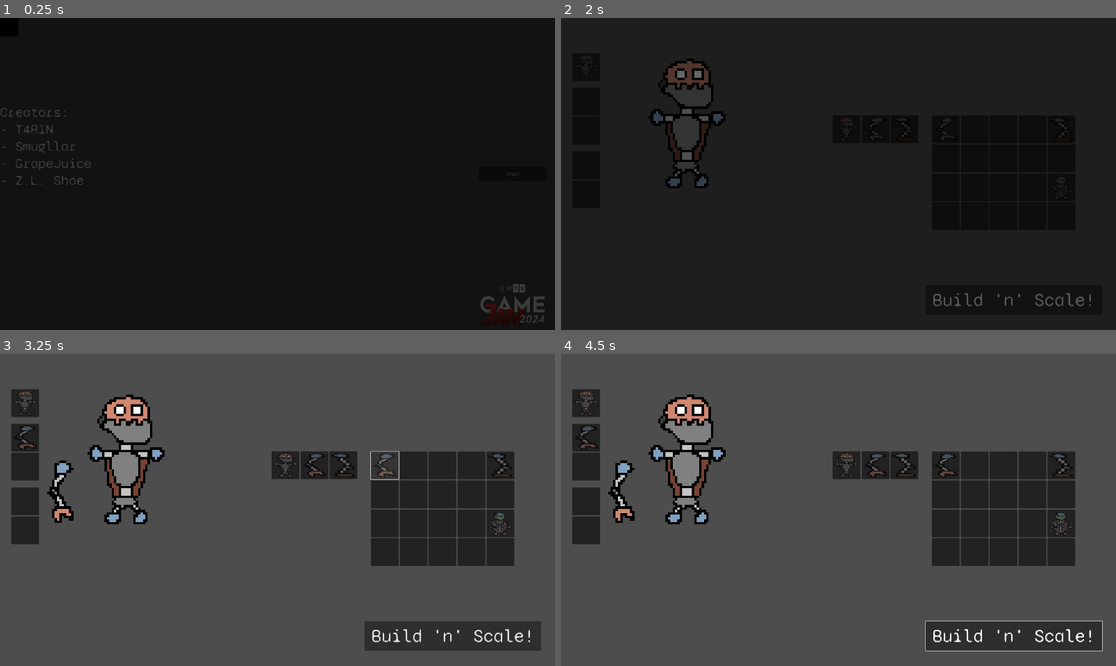
Above: before the commit, frames 1-4 (two rows, left to right).
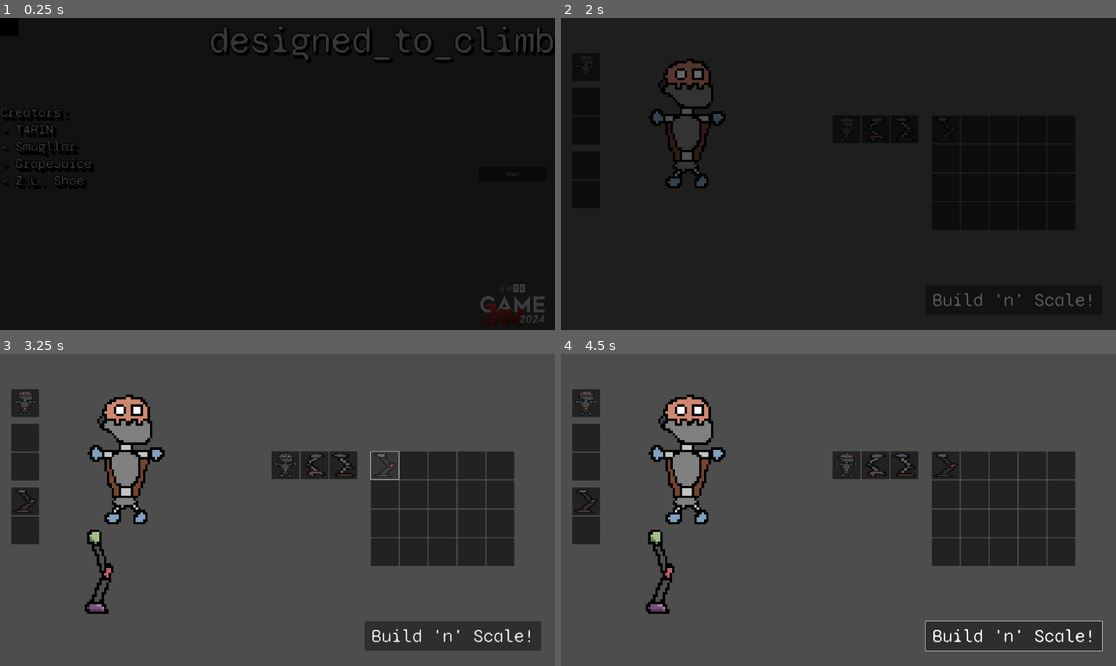
Above: after the commit, the same moments.

Repository: T4R1N/BuiltToScale
Game: Godot game, scene res://Scenes/Main.tscn
Same seed, same stepped clock (60 frames per second), same inputs: the game is played once before the commit and once after it. The engine's default icon, where the game draws it, is replaced by a stand-in: a white triangle on a blue panel in a dark square. Video files are missing from this copy of the repository; at most half a second of black plays in their place.
Inputs (mouse positions are in pixels of both pictures, inside the frame that each line leads up to):
- Up to frame 1 (0.25 s): no input
- Up to frame 2 (2 s): click "Start" at 0.5 s; click "Start" at 1.25 s
- Up to frame 3 (3.25 s): move the mouse to (399, 494) at 2.02 s; hold D (Right) 2.03-2.75 s; hold Shift (Grab) 2.03-2.75 s; click (399, 494) at 2.17 s; tap Space (Jump) at 2.27 s; click (382, 466) at 2.77 s
- Up to frame 4 (4.5 s): click "Build 'n' Scale!" at 3.5 s; tap Enter at 4.25 s; move the mouse to (727, 525) at 4.27 s; hold D (Right) from 4.28 s (still down); tap Shift (Grab) at 4.35 s

The runs differ from the first frame. In frame 1, 1.2% of the frame differs, in the area x 38-100%, y 2-14%; in frame 2, less than 0.1%; in frame 3, 1.3%, in the area x 3-93%, y 23-84%; in frame 4, 1.3%.

Commit message:
Functional (almost complete) buildin

Diff:
--- /dev/null
+++ b/Inventory/DefaultInvData.tres
@@ -0,0 +1,8 @@
+[gd_resource type="Resource" script_class="InvData" load_steps=3 format=3 uid="uid://canq0lhp8h867"]
+
+[ext_resource type="Resource" uid="uid://ccs1cm76xsypy" path="res://Robot/Limbs/Legs/SuperLeg.tres" id="1_q08tx"]
+[ext_resource type="Script" path="res://Inventory/InvData.gd" id="2_54df5"]
+
+[resource]
+script = ExtResource("2_54df5")
+inv_data = Array[Resource("res://Robot/AbstractRobotPiece.gd")]([ExtResource("1_q08tx"), null, null, null, null, null, null, null, null, null, null, null, null, null, null, null, null, null, null, null])
--- /dev/null
+++ b/Inventory/InvData.gd
@@ -0,0 +1,5 @@
+extends Resource
+
+class_name InvData
+
+@export var inv_data: Array[AbstractRobotPiece]
--- a/Inventory/InventoryDatabase.gd
+++ b/Inventory/InventoryDatabase.gd
@@ -1,12 +1,12 @@
 extends Node
 
 @export var inf_inventory: Array[AbstractRobotPiece]
-@export var inventory: Array[AbstractRobotPiece]
+@export var inventory: InvData
 
 var cur_skelly: RobotSkeleton
 
 func pickup(piece: AbstractRobotPiece):
-	for slot in inventory:
+	for slot in inventory.inv_data:
 		if slot == null:
 			slot = piece
 			print(slot)
@@ -15,3 +15,7 @@
 
 func hold_skeleton(skelly: RobotSkeleton):
 	cur_skelly = skelly
+
+func _ready():
+	print(inventory)
+	print(inventory.inv_data)
--- a/Inventory/InventoryDatabase.tscn
+++ b/Inventory/InventoryDatabase.tscn
@@ -4,9 +4,9 @@
 [ext_resource type="Resource" uid="uid://b081nwewto1mn" path="res://Robot/Skeletons/MakeshiftBipedal.tres" id="2_goo0s"]
 [ext_resource type="Resource" uid="uid://b2oeymhf5384d" path="res://Robot/Limbs/Arms/MakeshiftArm.tres" id="3_mnukb"]
 [ext_resource type="Resource" uid="uid://di4glhrmsc5ff" path="res://Robot/Limbs/Legs/MakeshiftLeg.tres" id="4_ybkst"]
-[ext_resource type="Resource" uid="uid://c6mbuv2usj2vh" path="res://Robot/Skeletons/SuperBipedal.tres" id="5_hdrsu"]
+[ext_resource type="Resource" uid="uid://canq0lhp8h867" path="res://Inventory/DefaultInvData.tres" id="5_hgtph"]
 
 [node name="InventoryDatabase" type="Node"]
 script = ExtResource("1_kpvxv")
 inf_inventory = Array[Resource("res://Robot/AbstractRobotPiece.gd")]([ExtResource("2_goo0s"), ExtResource("3_mnukb"), ExtResource("4_ybkst")])
-inventory = Array[Resource("res://Robot/AbstractRobotPiece.gd")]([ExtResource("3_mnukb"), null, null, null, ExtResource("4_ybkst"), null, null, null, null, null, null, null, null, null, ExtResource("5_hdrsu"), null, null, null, null, null])
+inventory = ExtResource("5_hgtph")
--- a/Robot/Limbs/Arms/SuperArm.tres
+++ b/Robot/Limbs/Arms/SuperArm.tres
@@ -1,10 +1,12 @@
-[gd_resource type="Resource" script_class="RobotArm" load_steps=2 format=3 uid="uid://d0oc4pdcdwgvt"]
+[gd_resource type="Resource" script_class="RobotArm" load_steps=3 format=3 uid="uid://d0oc4pdcdwgvt"]
 
 [ext_resource type="Script" path="res://Robot/Limbs/Arms/RobotArm.gd" id="1_8xuq0"]
+[ext_resource type="Texture2D" uid="uid://baisc7v8kgmkg" path="res://Robot/Limbs/Arms/SuperArm.png" id="2_n1k8c"]
 
 [resource]
 script = ExtResource("1_8xuq0")
 grapple_strength = 400.0
 mass = 5.0
 durability = 8.0
-sprite = NodePath("")
+texture = ExtResource("2_n1k8c")
+type = "Super"
--- a/Robot/Limbs/Legs/SuperLeg.tres
+++ b/Robot/Limbs/Legs/SuperLeg.tres
@@ -1,6 +1,7 @@
-[gd_resource type="Resource" script_class="RobotLeg" load_steps=2 format=3 uid="uid://ccs1cm76xsypy"]
+[gd_resource type="Resource" script_class="RobotLeg" load_steps=3 format=3 uid="uid://ccs1cm76xsypy"]
 
 [ext_resource type="Script" path="res://Robot/Limbs/Legs/RobotLeg.gd" id="1_xxfpx"]
+[ext_resource type="Texture2D" uid="uid://go5u4m53068i" path="res://Robot/Limbs/Legs/SuperLeg.png" id="2_g48ff"]
 
 [resource]
 script = ExtResource("1_xxfpx")
@@ -9,4 +10,5 @@
 jump_boost = 300.0
 mass = 5.0
 durability = 8.0
-type = ""
+texture = ExtResource("2_g48ff")
+type = "Super"
--- a/Robot/Skeletons/MakeshiftBipedal.tres
+++ b/Robot/Skeletons/MakeshiftBipedal.tres
@@ -12,4 +12,4 @@
 mass = 3.0
 durability = 5.0
 texture = ExtResource("2_0l15e")
-type = "Super"
+type = "Makeshift"
--- a/Robot/Skeletons/SuperBipedal.tres
+++ b/Robot/Skeletons/SuperBipedal.tres
@@ -1,16 +1,15 @@
-[gd_resource type="Resource" script_class="RobotSkeleton" load_steps=4 format=3 uid="uid://c6mbuv2usj2vh"]
+[gd_resource type="Resource" script_class="RobotSkeleton" load_steps=3 format=3 uid="uid://c6mbuv2usj2vh"]
 
-[ext_resource type="Resource" uid="uid://ccs1cm76xsypy" path="res://Robot/Limbs/Legs/SuperLeg.tres" id="4_0tqg1"]
 [ext_resource type="Script" path="res://Robot/Skeletons/RobotSkeleton.gd" id="5_3f0mr"]
 [ext_resource type="Texture2D" uid="uid://bwc17ipa6ghkb" path="res://Assets/SuperSkeleton.png" id="7_vkopb"]
 
 [resource]
 script = ExtResource("5_3f0mr")
 arms = Array[Resource("res://Robot/Limbs/Arms/RobotArm.gd")]([null, null])
-legs = Array[Resource("res://Robot/Limbs/Legs/RobotLeg.gd")]([ExtResource("4_0tqg1"), ExtResource("4_0tqg1")])
+legs = Array[Resource("res://Robot/Limbs/Legs/RobotLeg.gd")]([null, null])
 augments = Array[Resource("res://Robot/Augments/RobotAugment.gd")]([null, null, null])
-designation = "Bipedal+"
+designation = "Bipedal"
 mass = 5.0
-durability = 10.0
+durability = 12.0
 texture = ExtResource("7_vkopb")
 type = "Super"
--- a/Scenes/BuildStage.gd
+++ b/Scenes/BuildStage.gd
@@ -56,7 +56,7 @@
 	for i in range(slots.size()):
 		slots[i].which_inv_type = "Regular"
 
-		var correspo_piece = inv_database.inventory[i]
+		var correspo_piece = inv_database.inventory.inv_data[i]
 		if correspo_piece != null:
 			slots[i].hold = correspo_piece
 			slots[i].set_sprite(correspo_piece.texture)
--- a/Scenes/Menu.tscn
+++ b/Scenes/Menu.tscn
@@ -72,10 +72,35 @@
 offset_bottom = 83.0
 grow_vertical = 2
 theme = ExtResource("2_6kxsr")
+theme_override_colors/default_color = Color(0.847059, 0.870588, 0.913725, 1)
+theme_override_colors/font_shadow_color = Color(0, 0, 0, 1)
+theme_override_constants/shadow_offset_x = 11
+theme_override_constants/shadow_offset_y = 11
+theme_override_constants/shadow_outline_size = 11
+theme_override_constants/outline_size = 11
 text = "Creators:
 - T4R1N
 - Smugllar
 - GrapeJuice
 - Z.L. Shoe"
 
+[node name="Title" type="Label" parent="."]
+layout_mode = 1
+anchors_preset = 1
+anchor_left = 1.0
+anchor_right = 1.0
+offset_left = -1190.0
+offset_bottom = 155.0
+grow_horizontal = 0
+theme = ExtResource("2_6kxsr")
+theme_override_colors/font_color = Color(0.898039, 0.913725, 0.941176, 1)
+theme_override_colors/font_shadow_color = Color(0, 0, 0, 1)
+theme_override_colors/font_outline_color = Color(0, 0, 0, 1)
+theme_override_constants/shadow_offset_x = 7
+theme_override_constants/shadow_offset_y = 8
+theme_override_constants/outline_size = 11
+theme_override_constants/shadow_outline_size = 12
+theme_override_font_sizes/font_size = 128
+text = "designed_to_climb"
+
 [connection signal="pressed" from="StartButton" to="." method="_on_start_button_pressed"]
--- a/Scenes/Player.tscn
+++ b/Scenes/Player.tscn
@@ -145,107 +145,6 @@
 "transitions": PackedFloat32Array(1, 1, 1, 1, 1, 1),
 "update": 0,
 "values": [-0.06451, -0.131968, 0.0470116, 0.167327, -0.175436, 0.155706]
-}
-
-[sub_resource type="Animation" id="Animation_h7pxq"]
-resource_name = "run_animation"
-loop_mode = 1
-step = 0.0909
-tracks/0/type = "value"
-tracks/0/imported = false
-tracks/0/enabled = true
-tracks/0/path = NodePath("SkeletonSprite/Arm3:position")
-tracks/0/interp = 1
-tracks/0/loop_wrap = true
-tracks/0/keys = {
-"times": PackedFloat32Array(0, 0.0909, 0.1818, 0.2727, 0.3636, 0.4545, 0.5454, 0.6363, 0.7272, 0.8181, 0.909),
-"transitions": PackedFloat32Array(1, 1, 1, 1, 1, 1, 1, 1, 1, 1, 1),
-"update": 0,
-"values": [Vector2(-14, 29), Vector2(-14.25, 28), Vector2(-5.75, 33), Vector2(-3.75, 33.5), Vector2(2.25, 32.75), Vector2(2, 35.75), Vector2(-4.25, 36.25), Vector2(-9.25, 35.5), Vector2(-13.25, 35.25), Vector2(-16.5, 29.75), Vector2(-16.25, 27.5)]
-}
-tracks/1/type = "value"
-tracks/1/imported = false
-tracks/1/enabled = true
-tracks/1/path = NodePath("SkeletonSprite/Arm3:rotation")
-tracks/1/interp = 1
-tracks/1/loop_wrap = true
-tracks/1/keys = {
-"times": PackedFloat32Array(0, 0.0909, 0.1818, 0.2727, 0.3636, 0.4545, 0.5454, 0.6363, 0.7272, 0.8181, 0.909),
-"transitions": PackedFloat32Array(1, 1, 1, 1, 1, 1, 1, 1, 1, 1, 1),
-"update": 0,
-"values": [1.28245, 1.77975, 0.766482, 0.520323, -0.35342, -0.198285, 0.119026, 0.466702, 0.762301, 1.28249, 1.4683]
-}
-tracks/2/type = "value"
-tracks/2/imported = false
-tracks/2/enabled = true
-tracks/2/path = NodePath("SkeletonSprite/Arm4:position")
-tracks/2/interp = 1
-tracks/2/loop_wrap = true
-tracks/2/keys = {
-"times": PackedFloat32Array(0, 0.0909, 0.1818, 0.2727, 0.3636, 0.4545, 0.5454, 0.6363, 0.7272, 0.8181, 0.909),
-"transitions": PackedFloat32Array(1, 1, 1, 1, 1, 1, 1, 1, 1, 1, 1),
-"update": 0,
-"values": [Vector2(9.25, 35.5), Vector2(4.5, 35.75), Vector2(-1.5, 36), Vector2(-2.25, 32.75), Vector2(-2, 30.5), Vector2(-7.5, 28), Vector2(-4.25, 27.25), Vector2(0.999999, 29.5), Vector2(4.25, 31.75), Vector2(8.75, 33.5), Vector2(11, 33)]
-}
-tracks/3/type = "value"
-tracks/3/imported = false
-tracks/3/enabled = true
-tracks/3/path = NodePath("SkeletonSprite/Arm4:rotation")
-tracks/3/interp = 1
-tracks/3/loop_wrap = true
-tracks/3/keys = {
-"times": PackedFloat32Array(0, 0.0909, 0.1818, 0.2727, 0.3636, 0.4545, 0.5454, 0.6363, 0.7272, 0.8181, 0.909),
-"transitions": PackedFloat32Array(1, 1, 1, 1, 1, 1, 1, 1, 1, 1, 1),
-"update": 0,
-"values": [-0.213198, 0.240677, 0.771825, 1.08678, 0.990969, 1.33971, 1.40447, 1.17726, 0.656775, -0.100111, -0.273935]
-}
-tracks/4/type = "value"
-tracks/4/imported = false
-tracks/4/enabled = true
-tracks/4/path = NodePath("SkeletonSprite/Arm1:position")
-tracks/4/interp = 1
-tracks/4/loop_wrap = true
-tracks/4/keys = {
-"times": PackedFloat32Array(0, 0.0909, 0.1818, 0.2727, 0.3636, 0.4545, 0.5454, 0.6363, 0.7272, 0.8181, 0.909),
-"transitions": PackedFloat32Array(1, 1, 1, 1, 1, 1, 1, 1, 1, 1, 1),
-"update": 0,
-"values": [Vector2(-21.75, 3.75), Vector2(-18, 6.75), Vector2(-12.25, 7.75), Vector2(-8.5, 7.25), Vector2(-7.5, 5.5), Vector2(-4.5, 2.75), Vector2(-4.25, 4.25), Vector2(-7.5, 6.5), Vector2(-10.5, 7), Vector2(-14.5, 7.5), Vector2(-18.5, 7)]
-}
-tracks/5/type = "value"
-tracks/5/imported = false
-tracks/5/enabled = true
-tracks/5/path = NodePath("SkeletonSprite/Arm1:rotation")
-tracks/5/interp = 1
-tracks/5/loop_wrap = true
-tracks/5/keys = {
-"times": PackedFloat32Array(0, 0.0909, 0.1818, 0.2727, 0.3636, 0.4545, 0.5454, 0.6363, 0.7272, 0.8181, 0.909),
-"transitions": PackedFloat32Array(1, 1, 1, 1, 1, 1, 1, 1, 1, 1, 1),
-"update": 0,
-"values": [0.635912, 0.312295, -0.15811, -0.464291, -0.900879, -1.26897, -0.989945, -0.697075, -0.518534, -0.0337553, 0.347901]
-}
-tracks/6/type = "value"
-tracks/6/imported = false
-tracks/6/enabled = true
-tracks/6/path = NodePath("SkeletonSprite/Arm2:position")
-tracks/6/interp = 1
-tracks/6/loop_wrap = true
-tracks/6/keys = {
-"times": PackedFloat32Array(0, 0.0909, 0.1818, 0.2727, 0.3636, 0.4545, 0.5454, 0.6363, 0.7272, 0.8181, 0.909),
-"transitions": PackedFloat32Array(1, 1, 1, 1, 1, 1, 1, 1, 1, 1, 1),
-"update": 0,
-"values": [Vector2(22.5, 3.75), Vector2(18, 7), Vector2(14, 8.5), Vector2(14, 8.5), Vector2(10.25, 8), Vector2(4.75, 6), Vector2(7.75, 7), Vector2(10.5, 7.75), Vector2(16, 7.75), Vector2(17.5, 7), Vector2(21.5, 4.75)]
-}
-tracks/7/type = "value"
-tracks/7/imported = false
-tracks/7/enabled = true
-tracks/7/path = NodePath("SkeletonSprite/Arm2:rotation")
-tracks/7/interp = 1
-tracks/7/loop_wrap = true
-tracks/7/keys = {
-"times": PackedFloat32Array(0, 0.0909, 0.1818, 0.2727, 0.3636, 0.4545, 0.5454, 0.6363, 0.7272, 0.8181, 0.909),
-"transitions": PackedFloat32Array(1, 1, 1, 1, 1, 1, 1, 1, 1, 1, 1),
-"update": 0,
-"values": [-1.11344, -0.575772, -0.365272, -0.365272, 0.0862052, 0.566215, 0.353014, -0.0488029, -0.422754, -0.686696, -0.989806]
 }
 
 [sub_resource type="Animation" id="Animation_1s5tf"]
@@ -349,6 +248,107 @@
 "values": [0.0]
 }
 
+[sub_resource type="Animation" id="Animation_h7pxq"]
+resource_name = "run_animation"
+loop_mode = 1
+step = 0.0909
+tracks/0/type = "value"
+tracks/0/imported = false
+tracks/0/enabled = true
+tracks/0/path = NodePath("SkeletonSprite/Arm3:position")
+tracks/0/interp = 1
+tracks/0/loop_wrap = true
+tracks/0/keys = {
+"times": PackedFloat32Array(0, 0.0909, 0.1818, 0.2727, 0.3636, 0.4545, 0.5454, 0.6363, 0.7272, 0.8181, 0.909),
+"transitions": PackedFloat32Array(1, 1, 1, 1, 1, 1, 1, 1, 1, 1, 1),
+"update": 0,
+"values": [Vector2(-14, 29), Vector2(-14.25, 28), Vector2(-5.75, 33), Vector2(-3.75, 33.5), Vector2(2.25, 32.75), Vector2(2, 35.75), Vector2(-4.25, 36.25), Vector2(-9.25, 35.5), Vector2(-13.25, 35.25), Vector2(-16.5, 29.75), Vector2(-16.25, 27.5)]
+}
+tracks/1/type = "value"
+tracks/1/imported = false
+tracks/1/enabled = true
+tracks/1/path = NodePath("SkeletonSprite/Arm3:rotation")
+tracks/1/interp = 1
+tracks/1/loop_wrap = true
+tracks/1/keys = {
+"times": PackedFloat32Array(0, 0.0909, 0.1818, 0.2727, 0.3636, 0.4545, 0.5454, 0.6363, 0.7272, 0.8181, 0.909),
+"transitions": PackedFloat32Array(1, 1, 1, 1, 1, 1, 1, 1, 1, 1, 1),
+"update": 0,
+"values": [1.28245, 1.77975, 0.766482, 0.520323, -0.35342, -0.198285, 0.119026, 0.466702, 0.762301, 1.28249, 1.4683]
+}
+tracks/2/type = "value"
+tracks/2/imported = false
+tracks/2/enabled = true
+tracks/2/path = NodePath("SkeletonSprite/Arm4:position")
+tracks/2/interp = 1
+tracks/2/loop_wrap = true
+tracks/2/keys = {
+"times": PackedFloat32Array(0, 0.0909, 0.1818, 0.2727, 0.3636, 0.4545, 0.5454, 0.6363, 0.7272, 0.8181, 0.909),
+"transitions": PackedFloat32Array(1, 1, 1, 1, 1, 1, 1, 1, 1, 1, 1),
+"update": 0,
+"values": [Vector2(9.25, 35.5), Vector2(4.5, 35.75), Vector2(-1.5, 36), Vector2(-2.25, 32.75), Vector2(-2, 30.5), Vector2(-7.5, 28), Vector2(-4.25, 27.25), Vector2(0.999999, 29.5), Vector2(4.25, 31.75), Vector2(8.75, 33.5), Vector2(11, 33)]
+}
+tracks/3/type = "value"
+tracks/3/imported = false
+tracks/3/enabled = true
+tracks/3/path = NodePath("SkeletonSprite/Arm4:rotation")
+tracks/3/interp = 1
+tracks/3/loop_wrap = true
+tracks/3/keys = {
+"times": PackedFloat32Array(0, 0.0909, 0.1818, 0.2727, 0.3636, 0.4545, 0.5454, 0.6363, 0.7272, 0.8181, 0.909),
+"transitions": PackedFloat32Array(1, 1, 1, 1, 1, 1, 1, 1, 1, 1, 1),
+"update": 0,
+"values": [-0.213198, 0.240677, 0.771825, 1.08678, 0.990969, 1.33971, 1.40447, 1.17726, 0.656775, -0.100111, -0.273935]
+}
+tracks/4/type = "value"
+tracks/4/imported = false
+tracks/4/enabled = true
+tracks/4/path = NodePath("SkeletonSprite/Arm1:position")
+tracks/4/interp = 1
+tracks/4/loop_wrap = true
+tracks/4/keys = {
+"times": PackedFloat32Array(0, 0.0909, 0.1818, 0.2727, 0.3636, 0.4545, 0.5454, 0.6363, 0.7272, 0.8181, 0.909),
+"transitions": PackedFloat32Array(1, 1, 1, 1, 1, 1, 1, 1, 1, 1, 1),
+"update": 0,
+"values": [Vector2(-21.75, 3.75), Vector2(-18, 6.75), Vector2(-12.25, 7.75), Vector2(-8.5, 7.25), Vector2(-7.5, 5.5), Vector2(-4.5, 2.75), Vector2(-4.25, 4.25), Vector2(-7.5, 6.5), Vector2(-10.5, 7), Vector2(-14.5, 7.5), Vector2(-18.5, 7)]
+}
+tracks/5/type = "value"
+tracks/5/imported = false
+tracks/5/enabled = true
+tracks/5/path = NodePath("SkeletonSprite/Arm1:rotation")
+tracks/5/interp = 1
+tracks/5/loop_wrap = true
+tracks/5/keys = {
+"times": PackedFloat32Array(0, 0.0909, 0.1818, 0.2727, 0.3636, 0.4545, 0.5454, 0.6363, 0.7272, 0.8181, 0.909),
+"transitions": PackedFloat32Array(1, 1, 1, 1, 1, 1, 1, 1, 1, 1, 1),
+"update": 0,
+"values": [0.635912, 0.312295, -0.15811, -0.464291, -0.900879, -1.26897, -0.989945, -0.697075, -0.518534, -0.0337553, 0.347901]
+}
+tracks/6/type = "value"
+tracks/6/imported = false
+tracks/6/enabled = true
+tracks/6/path = NodePath("SkeletonSprite/Arm2:position")
+tracks/6/interp = 1
+tracks/6/loop_wrap = true
+tracks/6/keys = {
+"times": PackedFloat32Array(0, 0.0909, 0.1818, 0.2727, 0.3636, 0.4545, 0.5454, 0.6363, 0.7272, 0.8181, 0.909),
+"transitions": PackedFloat32Array(1, 1, 1, 1, 1, 1, 1, 1, 1, 1, 1),
+"update": 0,
+"values": [Vector2(22.5, 3.75), Vector2(18, 7), Vector2(14, 8.5), Vector2(14, 8.5), Vector2(10.25, 8), Vector2(4.75, 6), Vector2(7.75, 7), Vector2(10.5, 7.75), Vector2(16, 7.75), Vector2(17.5, 7), Vector2(21.5, 4.75)]
+}
+tracks/7/type = "value"
+tracks/7/imported = false
+tracks/7/enabled = true
+tracks/7/path = NodePath("SkeletonSprite/Arm2:rotation")
+tracks/7/interp = 1
+tracks/7/loop_wrap = true
+tracks/7/keys = {
+"times": PackedFloat32Array(0, 0.0909, 0.1818, 0.2727, 0.3636, 0.4545, 0.5454, 0.6363, 0.7272, 0.8181, 0.909),
+"transitions": PackedFloat32Array(1, 1, 1, 1, 1, 1, 1, 1, 1, 1, 1),
+"update": 0,
+"values": [-1.11344, -0.575772, -0.365272, -0.365272, 0.0862052, 0.566215, 0.353014, -0.0488029, -0.422754, -0.686696, -0.989806]
+}
+
 [sub_resource type="AnimationLibrary" id="AnimationLibrary_cga6k"]
 _data = {
 "fall": SubResource("Animation_xl4c6"),
@@ -368,23 +368,25 @@
 texture = ExtResource("2_p51s8")
 
 [node name="Arm1" type="Sprite2D" parent="SkeletonSprite"]
-position = Vector2(-13.5526, 7.38947)
-rotation = -0.0337308
+position = Vector2(-8.75, -11.5)
+rotation = -2.86083
 texture = ExtResource("3_jx6rc")
 
 [node name="Arm2" type="Sprite2D" parent="SkeletonSprite"]
 z_index = -1
-position = Vector2(11.4184, 7.88947)
-rotation = -0.0143138
+position = Vector2(15.25, -11.5)
+rotation = -2.92658
 texture = ExtResource("3_jx6rc")
 
 [node name="Arm3" type="Sprite2D" parent="SkeletonSprite"]
-position = Vector2(-5, 34)
+position = Vector2(-6.25, 34.75)
+rotation = 0.085569
 texture = ExtResource("4_430jv")
 
 [node name="Arm4" type="Sprite2D" parent="SkeletonSprite"]
 z_index = -1
-position = Vector2(6.5, 34)
+position = Vector2(7.5, 33.25)
+rotation = -0.06451
 texture = ExtResource("4_430jv")
 
 [node name="scream" type="AudioStreamPlayer" parent="."]
--- a/Scenes/Stage.tscn
+++ b/Scenes/Stage.tscn
@@ -9,6 +9,7 @@
 [ext_resource type="PackedScene" uid="uid://cew6fedv6vq1x" path="res://Scenes/GrabPoint.tscn" id="7_yle4h"]
 [ext_resource type="PackedScene" uid="uid://dgylcv4p02iem" path="res://Inventory/Item.tscn" id="8_w1c17"]
 [ext_resource type="PackedScene" uid="uid://bbjukcfe2o813" path="res://Scenes/Spike.tscn" id="9_w32su"]
+[ext_resource type="Theme" path="res://Assets/tres/MainGUI.tres" id="10_tdmkx"]
 
 [sub_resource type="TileSetAtlasSource" id="TileSetAtlasSource_a61kd"]
 texture = ExtResource("3_x7bc4")
@@ -430,24 +431,26 @@
 [node name="Sawblade" parent="." instance=ExtResource("6_s7ot8")]
 position = Vector2(1216, 576)
 
-[node name="Sawblade2" parent="." instance=ExtResource("6_s7ot8")]
-position = Vector2(1947, 391)
-scale = Vector2(0.423988, 0.423988)
-
-[node name="Sawblade3" parent="." instance=ExtResource("6_s7ot8")]
-position = Vector2(1944, 151)
-scale = Vector2(0.423988, 0.423988)
-
 [node name="Item" parent="." instance=ExtResource("8_w1c17")]
 position = Vector2(1920, -256)
 
-[node name="Sawblade2" parent="." instance=ExtResource("6_s7ot8")]
+[node name="Sawblade4" parent="." instance=ExtResource("6_s7ot8")]
 position = Vector2(1344, 576)
 
-[node name="Sawblade3" parent="." instance=ExtResource("6_s7ot8")]
+[node name="Sawblade5" parent="." instance=ExtResource("6_s7ot8")]
 position = Vector2(1472, 576)
 
 [node name="Spikes" parent="." instance=ExtResource("9_w32su")]
 position = Vector2(1024, 512)
 
+[node name="Label" type="Label" parent="."]
+z_index = -3
+offset_left = 2.0
+offset_top = 302.0
+offset_right = 207.0
+offset_bottom = 440.0
+theme = ExtResource("10_tdmkx")
+text = "Don't jump into the pit!"
+autowrap_mode = 2
+
 [connection signal="climb" from="GrabPoint" to="Player" method="set_canClimb"]
--- a/Scripts/Player.gd
+++ b/Scripts/Player.gd
@@ -37,7 +37,7 @@
 
 func build():
 	skeleton = inv_database.cur_skelly
-
+	print(str(skeleton.type) + str(skeleton.arms) + str(skeleton.legs))
 	for i in skeleton.arms:
 		mass += i.mass
 		max_hp += i.durability
@@ -71,11 +71,10 @@
 	ingame_ui.set_gui_label("Grapple", grapple_strength)
 
 	$SkeletonSprite.texture = skeleton.texture
-	match skeleton.designation:
-		"Bipedal":
-			pass
-		"Bipedal+":
-			pass
+	$SkeletonSprite/Arm1.texture = skeleton.arms[0].texture
+	$SkeletonSprite/Arm2.texture = skeleton.arms[1].texture
+	$SkeletonSprite/Arm3.texture = skeleton.legs[0].texture
+	$SkeletonSprite/Arm4.texture = skeleton.legs[1].texture
 
 func flip_all_sprites():
 	if velocity.x > 0:
Binary file added: Robot/Limbs/Arms/SuperArm.png
Not shown, added: Robot/Limbs/Arms/SuperArm.png.import
Binary file added: Robot/Limbs/Legs/SuperLeg.png
Not shown, added: Robot/Limbs/Legs/SuperLeg.png.import
Not shown: 1 places in Scenes/Stage.tscn that only renumber resources
